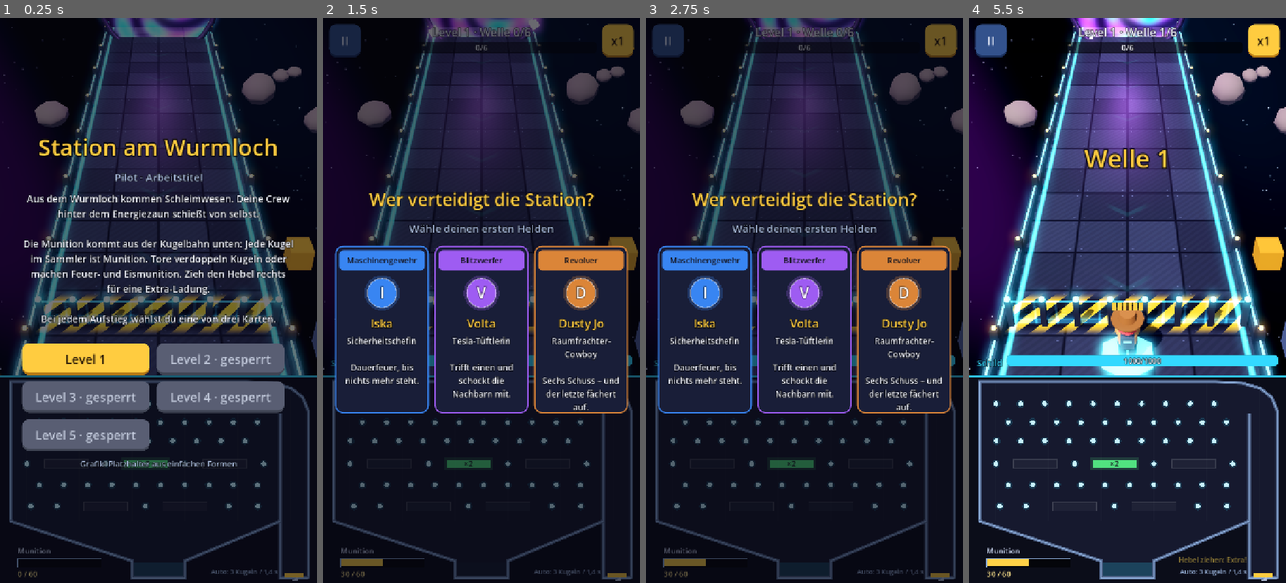
Above: before the commit, frames 1-4 (left to right).
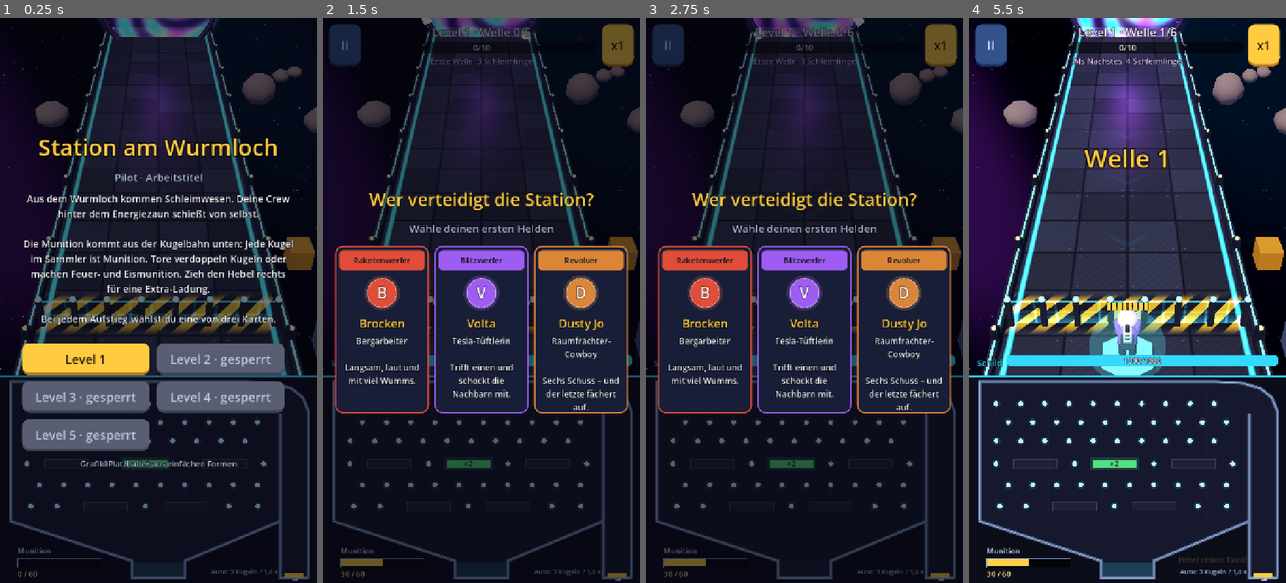
Above: after the commit, the same moments.

Repository: ramonweihmann-ops/Handy-App-Tower-Defense_-No-Name
Game: Godot game, scene res://scenes/main.tscn
Two runs of this game, one before a commit and one after it. Both use one fixed random seed, a clock stepped at 60 frames per second and the inputs below.
Inputs (mouse positions are in pixels of both pictures, inside the frame that each line leads up to):
- Up to frame 1 (0.25 s): no input
- Up to frame 2 (1.5 s): click "Level 1" at 0.5 s; click "II" at 1.25 s
- Up to frame 3 (2.75 s): click "x1" at 2 s
- Up to frame 4 (5.5 s): click (1029, 328) at 2.77 s; click "II" at 3.5 s; click "Level neu starten" at 4.25 s; click (1127, 328) at 5.02 s

The runs differ from the first frame. In frame 1, 4.1% of the frame differs, in the area x 3-100%, y 0-64%; in frame 2, 5.6%; in frame 3, 5.5%; in frame 4, 34%, in the area x 0-100%, y 0-97%.

Commit message:
Pilot ruhiger und handytauglicher machen
- Grundtempo auf 60 %, Tempoknopf x1/x2, langsamere Geschosse
- seltener Aufstiege (mehr Erfahrung pro Karte), etwas weniger Gegner;
  Gegnerstärke pro Level neu abgestimmt
- Vorschau „Als Nächstes“ mit den Gegnern der nächsten Welle
- Gegner tauchen mit Lichtblitz am Wurmloch auf
- Leistung am Handy: ohne Schatten, Kantenglättung und Glow, weniger
  Partikel, höchstens 55 Kugeln
- im breiten Fenster bleibt das Spiel eine Hochformat-Spalte

Co-Authored-By: Claude Opus 5.5 <noreply@anthropic.com>
Claude-Session: https://claude.ai/code/session_01NwX5XbY2Qvumx1eymUyNiA

Diff:
--- a/game/scripts/battle/battle.gd
+++ b/game/scripts/battle/battle.gd
@@ -32,6 +32,8 @@
 var hero_time := 0.0
 
 var _spawn_queue: Array[String] = []
+## Alle Wellen des Levels, im Voraus gewürfelt (für die Vorschau).
+var _plan: Array = []
 var _spawn_timer := 0.0
 var _wave_timer := 0.0
 var _shake := 0.0
@@ -59,6 +61,9 @@
 	fence_max = 1000.0 + 300.0 * (level - 1)
 	fence_hp = fence_max
 	total_waves = GameData.waves_in_level(level)
+	_plan.clear()
+	for w in range(1, total_waves + 1):
+		_plan.append(GameData.wave_spawns(level, w))
 	wave = 0
 	kills = 0
 	elapsed = 0.0
@@ -149,11 +154,31 @@
 
 func _next_wave() -> void:
 	wave += 1
-	_spawn_queue = GameData.wave_spawns(level, wave)
+	_spawn_queue.assign(_plan[wave - 1])
 	_spawn_timer = 0.6
 	_wave_timer = 0.0
 	wave_started.emit(wave, total_waves)
 	_pulse = 1.0
+
+
+## Text für die Vorschau: welche Gegner in der nächsten Welle kommen.
+func next_wave_text() -> String:
+	if wave >= total_waves:
+		return "Letzte Welle – halte durch!"
+	var counts := {}
+	var order: Array[String] = []
+	for kind in _plan[wave]:
+		if not counts.has(kind):
+			order.append(kind)
+		counts[kind] = int(counts.get(kind, 0)) + 1
+	var parts: Array[String] = []
+	for kind in ["schleimmutter", "panzerkaefer", "tentakler", "schleimling"]:
+		if counts.has(kind):
+			var d: Dictionary = GameData.ENEMIES[kind]
+			var n: int = counts[kind]
+			parts.append("%d %s" % [n, d["name"] if n == 1 else d["plural"]])
+	var prefix := "Erste Welle: " if wave == 0 else "Als Nächstes: "
+	return prefix + " · ".join(PackedStringArray(parts))
 
 
 func spawn_enemy(kind: String, pos := Vector3.INF) -> Enemy:
@@ -164,6 +189,9 @@
 	e.position = pos
 	e.setup(kind, self, GameData.hp_mult(level, maxi(wave, 1)))
 	enemies.append(e)
+	if pos.z < SPAWN_Z + 3.0:
+		# Auftauchen aus dem Wurmloch
+		Fx.flash(self, pos + Vector3(0, 0.8, 0), Color(0.75, 0.35, 1.0), 1.6, 0.4)
 	if kind == "schleimmutter":
 		Fx.flash(self, pos + Vector3(0, 1.5, 0), Color(1.0, 0.3, 0.9), 5.0, 0.6)
 		add_shake(0.5)
@@ -265,7 +293,7 @@
 	var p := Projectile.new()
 	add_child(p)
 	p.splash = radius
-	p.launch(self, "rocket", from, target, dmg, crit, ammo_type, 16.0, 1.0)
+	p.launch(self, "rocket", from, target, dmg, crit, ammo_type, 11.0, 1.0)
 
 
 func fire_chain(from: Vector3, target: Enemy, dmg: float, crit: bool, ammo_type: String, jumps: int) -> void:
@@ -314,7 +342,8 @@
 	elif ammo_type == "ice":
 		e.apply_slow(0.45, 2.0)
 	damage_dealt.emit(at, dealt, crit)
-	Fx.burst(self, at, Projectile.AMMO_COLORS.get(ammo_type, Color.WHITE), 4, 2.5, 0.05, 0.3)
+	if crit:
+		Fx.burst(self, at, Projectile.AMMO_COLORS.get(ammo_type, Color.WHITE), 5, 2.5, 0.06, 0.3)
 
 
 func pierce_behind(main: Enemy, count: int, dmg: float, ammo_type: String) -> void:
@@ -380,7 +409,7 @@
 	e.ambient_light_color = Color(0.55, 0.6, 0.85)
 	e.ambient_light_energy = 0.75
 	e.tonemap_mode = Environment.TONE_MAPPER_FILMIC
-	e.glow_enabled = true
+	e.glow_enabled = false
 	e.glow_intensity = 0.7
 	e.glow_bloom = 0.05
 	e.glow_hdr_threshold = 0.9
@@ -391,8 +420,7 @@
 	sun.rotation_degrees = Vector3(-58, -35, 0)
 	sun.light_energy = 1.15
 	sun.light_color = Color(1.0, 0.95, 0.9)
-	sun.shadow_enabled = true
-	sun.directional_shadow_max_distance = 45.0
+	sun.shadow_enabled = false
 	add_child(sun)
 
 	var rim := OmniLight3D.new()
--- a/game/scripts/battle/enemy.gd
+++ b/game/scripts/battle/enemy.gd
@@ -137,7 +137,7 @@
 		hp -= dmg * (1.0 - armor)
 		_burn_tick -= delta
 		if _burn_tick <= 0.0:
-			_burn_tick = 0.35
+			_burn_tick = 0.6
 			Fx.burst(battle, aim_point(), Color(1.0, 0.5, 0.1), 4, 1.8, 0.07, 0.35)
 		if hp <= 0.0:
 			_die()
--- a/game/scripts/battle/hero.gd
+++ b/game/scripts/battle/hero.gd
@@ -133,13 +133,13 @@
 	var from := _muzzle.global_position
 	match family():
 		"revolver":
-			battle.fire_bullet(from, target, dmg, crit, ammo_type, 0, 48.0, 1.0)
+			battle.fire_bullet(from, target, dmg, crit, ammo_type, 0, 30.0, 1.0)
 			if magazine.is_empty():
 				var extra := 2 + 2 * int(mods["special"])
 				for other in battle.spread_targets(extra, target):
-					battle.fire_bullet(from, other, dmg * 0.8, false, ammo_type, 0, 44.0, 0.9)
+					battle.fire_bullet(from, other, dmg * 0.8, false, ammo_type, 0, 28.0, 0.9)
 		"mg":
-			battle.fire_bullet(from, target, dmg, crit, ammo_type, int(mods["special"]), 55.0, 0.75)
+			battle.fire_bullet(from, target, dmg, crit, ammo_type, int(mods["special"]), 34.0, 0.75)
 		"rocket":
 			var radius: float = float(data["splash"]) * (1.0 + 0.25 * int(mods["special"]))
 			battle.fire_rocket(from, target, dmg, crit, ammo_type, radius)
--- a/game/scripts/game_data.gd
+++ b/game/scripts/game_data.gd
@@ -51,20 +51,20 @@
 ## Gegner des ersten Motivs „Schleim-Welt“: leicht, mittel, stark, Boss.
 const ENEMIES := {
 	"schleimling": {
-		"name": "Schleimling", "tier": "leicht",
+		"name": "Schleimling", "plural": "Schleimlinge", "tier": "leicht",
 		"hp": 28.0, "speed": 2.3, "xp": 1, "dps": 8.0, "size": 0.55, "armor": 0.0,
 	},
 	"tentakler": {
-		"name": "Tentakler", "tier": "mittel",
+		"name": "Tentakler", "plural": "Tentakler", "tier": "mittel",
 		"hp": 95.0, "speed": 1.45, "xp": 3, "dps": 18.0, "size": 0.8, "armor": 0.0,
 	},
 	"panzerkaefer": {
-		"name": "Panzerkäfer", "tier": "stark",
+		"name": "Panzerkäfer", "plural": "Panzerkäfer", "tier": "stark",
 		"hp": 320.0, "speed": 0.85, "xp": 8, "dps": 40.0, "size": 1.0, "armor": 0.35,
 	},
 	"schleimmutter": {
-		"name": "Schleimmutter", "tier": "boss",
-		"hp": 2400.0, "speed": 0.45, "xp": 0, "dps": 90.0, "size": 2.0, "armor": 0.1,
+		"name": "Schleimmutter", "plural": "Schleimmütter", "tier": "boss",
+		"hp": 2000.0, "speed": 0.45, "xp": 0, "dps": 90.0, "size": 2.0, "armor": 0.1,
 	},
 }
 
@@ -76,14 +76,14 @@
 
 
 static func hp_mult(level: int, wave: int) -> float:
-	return 1.0 + 0.3 * (level - 1) + 0.05 * (wave - 1)
+	return 1.0 + 0.2 * (level - 1) + 0.04 * (wave - 1)
 
 
 ## Stellt die Gegner einer Welle zusammen.
 static func wave_spawns(level: int, wave: int) -> Array[String]:
 	var list: Array[String] = []
 	var total := waves_in_level(level)
-	var light := 2 + wave + level
+	var light := 2 + int(wave * 0.7) + level
 	var mid := 0
 	if wave >= 2:
 		mid = int((wave - 1) * 0.55 + (level - 1) * 0.6)
@@ -108,4 +108,4 @@
 
 ## Erfahrung, die für den nächsten Aufstieg nötig ist.
 static func xp_needed(levelups_so_far: int) -> int:
-	return 6 + levelups_so_far * 3
+	return 10 + levelups_so_far * 6
--- a/game/scripts/machine/ball_run.gd
+++ b/game/scripts/machine/ball_run.gd
@@ -8,7 +8,7 @@
 
 const PANEL_H := 470.0
 const DESIGN_W := 720.0
-const MAX_BALLS := 90
+const MAX_BALLS := 55
 const LAUNCH_POS := Vector2(668, 436)
 const PULL_RECT := Rect2(600, 300, 120, 170)
 const COLLECT_RECT := Rect2(300, 424, 120, 34)
--- a/game/scripts/main.gd
+++ b/game/scripts/main.gd
@@ -7,6 +7,11 @@
 const SAVE_PATH := "user://pilot.cfg"
 const START_AMMO := 30
 const START_CAP := 60
+## Grundtempo des Spiels (1.0 wäre die Rechengeschwindigkeit); x2 per Knopf.
+## Später (etwa ab Level 100) soll x3 dazukommen.
+const BASE_SPEED := 0.6
+## Breiteste erlaubte Spalte im Verhältnis zur Höhe (Querformat am PC wird zur Hochformat-Spalte).
+const MAX_ASPECT := 0.62
 
 var battle: Battle
 var ball_run: BallRun
@@ -25,6 +30,7 @@
 var tempo := 1
 
 var _overlay: Control
+var _column: VBoxContainer
 var _screen: Control
 var _autotest := false
 var _auto_pull := false
@@ -60,8 +66,13 @@
 	root.theme = theme
 	root.mouse_filter = Control.MOUSE_FILTER_IGNORE
 	add_child(root)
+	var side_bg := ColorRect.new()
+	side_bg.color = Color(0.02, 0.02, 0.05)
+	side_bg.set_anchors_preset(Control.PRESET_FULL_RECT)
+	side_bg.mouse_filter = Control.MOUSE_FILTER_IGNORE
+	root.add_child(side_bg)
 	var column := VBoxContainer.new()
-	column.set_anchors_preset(Control.PRESET_FULL_RECT)
+	_column = column
 	column.add_theme_constant_override("separation", 0)
 	column.mouse_filter = Control.MOUSE_FILTER_IGNORE
 	root.add_child(column)
@@ -77,7 +88,6 @@
 	world_holder.add_child(container)
 	var viewport := SubViewport.new()
 	viewport.own_world_3d = true
-	viewport.msaa_3d = Viewport.MSAA_2X
 	container.add_child(viewport)
 	battle = Battle.new()
 	viewport.add_child(battle)
@@ -101,14 +111,34 @@
 	_overlay.mouse_filter = Control.MOUSE_FILTER_IGNORE
 	layer.add_child(_overlay)
 
+	get_viewport().size_changed.connect(_fit_column)
+	_fit_column()
+
 	battle.enemy_killed.connect(_on_enemy_killed)
-	battle.wave_started.connect(func(w: int, total: int) -> void: hud.set_wave(level, w, total))
+	battle.wave_started.connect(func(w: int, total: int) -> void:
+		hud.set_wave(level, w, total)
+		hud.set_next_wave(battle.next_wave_text())
+	)
 	battle.fence_changed.connect(hud.set_fence)
 	battle.damage_dealt.connect(hud.add_floater)
 	battle.level_won.connect(_on_level_won)
 	battle.level_lost.connect(_on_level_lost)
 	hud.pause_pressed.connect(_on_pause)
 	hud.tempo_pressed.connect(_toggle_tempo)
+
+
+## Hält das Spiel als Hochformat-Spalte in der Mitte, auch im breiten Fenster.
+func _fit_column() -> void:
+	var vp := get_viewport().get_visible_rect().size
+	var w := minf(vp.x, vp.y * MAX_ASPECT)
+	_column.anchor_left = 0.5
+	_column.anchor_right = 0.5
+	_column.anchor_top = 0.0
+	_column.anchor_bottom = 1.0
+	_column.offset_left = -w * 0.5
+	_column.offset_right = w * 0.5
+	_column.offset_top = 0.0
+	_column.offset_bottom = 0.0
 
 
 func _process(delta: float) -> void:
@@ -152,7 +182,7 @@
 func show_menu() -> void:
 	state = "menu"
 	get_tree().paused = false
-	Engine.time_scale = 1.0
+	Engine.time_scale = BASE_SPEED
 	battle.clear()
 	ball_run.reset()
 	hud.visible = false
@@ -198,7 +228,7 @@
 	state = "hero_select"
 	get_tree().paused = false
 	tempo = 1
-	Engine.time_scale = 1.0
+	Engine.time_scale = BASE_SPEED
 	ammo.reset(START_CAP, START_AMMO)
 	xp = 0
 	levelups = 0
@@ -210,6 +240,7 @@
 	ball_run.reset()
 	hud.visible = true
 	hud.reset(level, GameData.waves_in_level(level))
+	hud.set_next_wave(battle.next_wave_text())
 	hud.set_xp(0, xp_needed)
 	hud.set_fence(battle.fence_hp, battle.fence_max)
 	var options: Array = GameData.HERO_IDS.duplicate()
@@ -248,7 +279,7 @@
 	cards_taken.append("start:" + id)
 	state = "battle"
 	if _autotest:
-		Engine.time_scale = 1.0
+		Engine.time_scale = BASE_SPEED
 	battle.start()
 	ball_run.active = true
 
@@ -533,7 +564,7 @@
 
 func _toggle_tempo() -> void:
 	tempo = 2 if tempo == 1 else 1
-	Engine.time_scale = float(tempo)
+	Engine.time_scale = BASE_SPEED * float(tempo)
 	hud.set_tempo(tempo)
 
 
@@ -567,7 +598,7 @@
 		_finish_autotest("win")
 		return
 	state = "result"
-	Engine.time_scale = 1.0
+	Engine.time_scale = BASE_SPEED
 	var title := "Geschafft!"
 	var text := "Die Station hält. Level %d ist geschafft." % level
 	if level == GameData.LEVEL_COUNT:
@@ -582,7 +613,7 @@
 		_finish_autotest("lost")
 		return
 	state = "result"
-	Engine.time_scale = 1.0
+	Engine.time_scale = BASE_SPEED
 	_show_result("Der Schild ist gefallen", "Versuch eine andere Kartenwahl. Oft hilft mehr Munition aus der Kugelbahn.", false)
 
 
--- a/game/scripts/ui/hud.gd
+++ b/game/scripts/ui/hud.gd
@@ -15,6 +15,7 @@
 var _fence_bar: ProgressBar
 var _fence_label: Label
 var _tempo_btn: Button
+var _next_label: Label
 var _floaters: Array = []
 var _banner: Label
 var _banner_t := 0.0
@@ -60,6 +61,8 @@
 	_xp_label.set_anchors_preset(Control.PRESET_FULL_RECT)
 	_xp_label.vertical_alignment = VERTICAL_ALIGNMENT_CENTER
 	_xp_bar.add_child(_xp_label)
+	_next_label = UiKit.wrap_label("", 18, Color(0.85, 0.75, 1.0))
+	mid.add_child(_next_label)
 
 	_tempo_btn = UiKit.button("x1", func() -> void: tempo_pressed.emit(), 72)
 	_tempo_btn.custom_minimum_size = Vector2(72, 72)
@@ -129,6 +132,10 @@
 
 func set_tempo(tempo: int) -> void:
 	_tempo_btn.text = "x%d" % tempo
+
+
+func set_next_wave(text: String) -> void:
+	_next_label.text = text
 
 
 func show_banner(text: String) -> void:
Not shown, changed: docs/pilot/index.html
Not shown, changed: docs/pilot/index.pck
Not shown, changed: game/README.md
